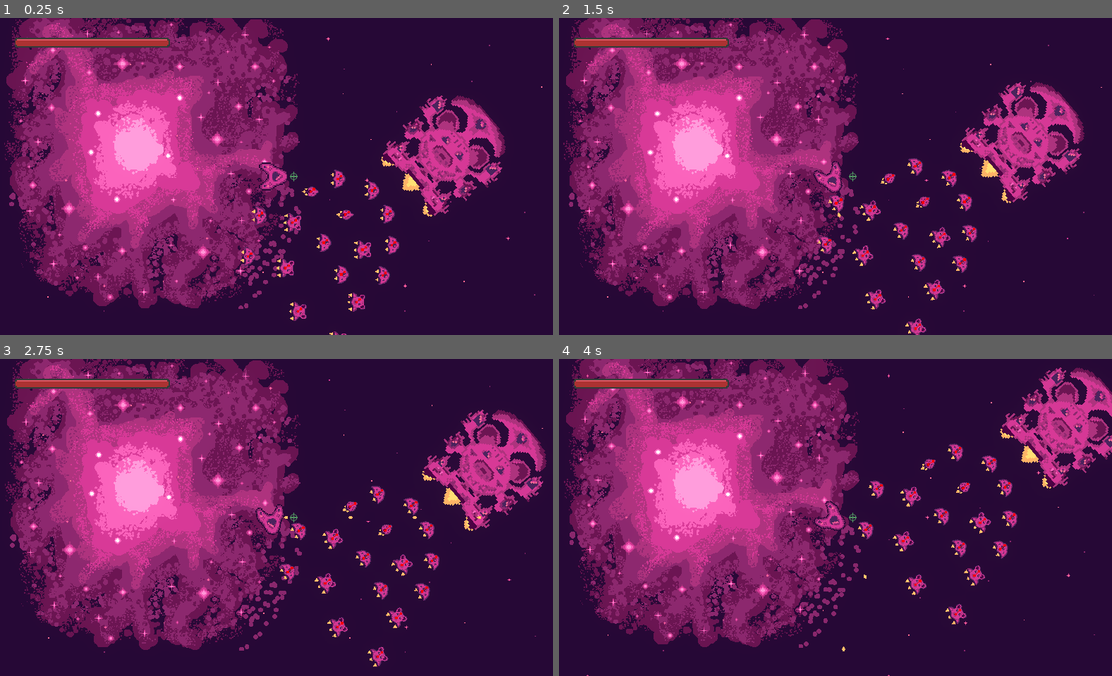
Above: before the commit, frames 1-4 (two rows, left to right).
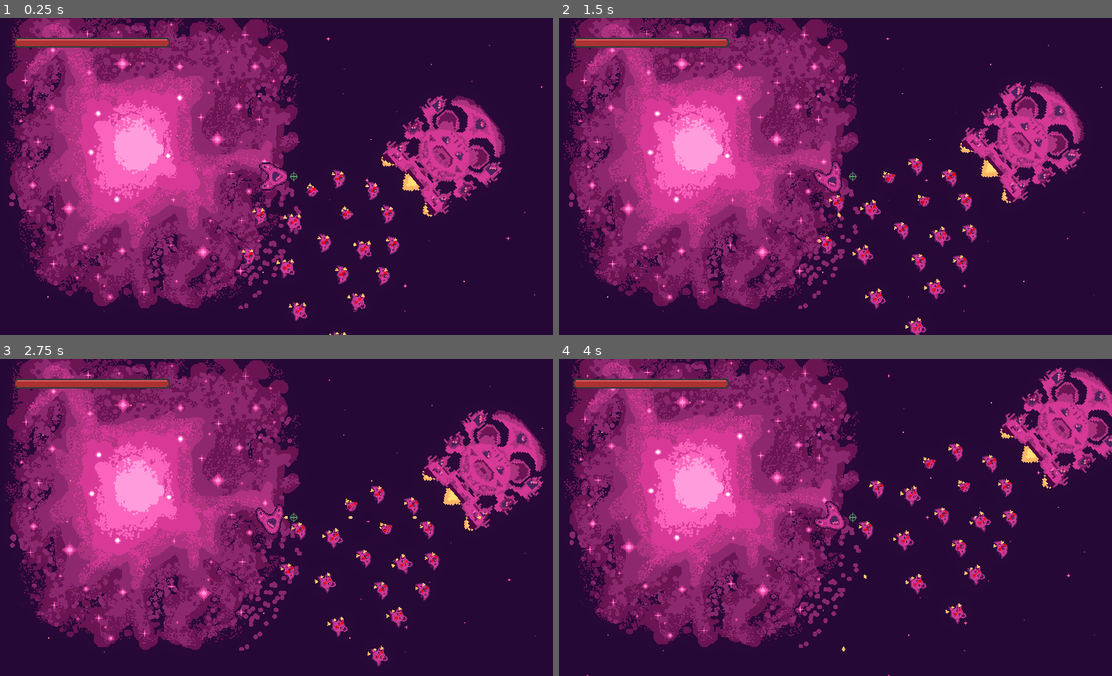
Above: after the commit, the same moments.

Repository: bear-minimum-studio/space-bear
Game: Godot game, scene res://Game.tscn
Same seed, same stepped clock (60 frames per second), same inputs: the game is played once before the commit and once after it.
Inputs:
- Up to frame 1 (0.25 s): no input
- Up to frame 2 (1.5 s): hold Right (turn_right) 0.53-1.28 s; tap Down (decelerate) at 0.6 s; hold Left (turn_left) from 1.28 s (still down); tap Space (fire) at 1.35 s
- Up to frame 3 (2.75 s): release Left (turn_left) at 2.03 s; hold Right (turn_right) from 2.03 s (still down); hold F (turret_fire) from 2.03 s (still down)
- Up to frame 4 (4 s): release Right (turn_right) at 2.78 s; release F (turret_fire) at 2.78 s; hold Up (accelerate) 2.78-3.53 s; tap Down (decelerate) at 2.85 s; hold Left (turn_left) from 3.53 s (still down); hold Space (fire) from 3.53 s (still down)

The runs differ from the first frame. In frame 1, 0.9% of the frame differs, in the area x 43-73%, y 47-100%; in frame 2, 0.3%; in frame 3, 0.3%; in frame 4, 0.3%.

Commit message:
fix: civilian ship rotation
better fix the sprites that should aim to the right

Diff:
--- a/npc/civilians/CivilianShip.gd
+++ b/npc/civilians/CivilianShip.gd
@@ -36,7 +36,7 @@
 func _on_navigation_agent_2d_velocity_computed(safe_velocity):
 	velocity = safe_velocity
 	move_and_slide()
-	sprite.rotation = lerp_angle(sprite.rotation, velocity.angle(), 10.0*get_physics_process_delta_time())
+	self.rotation = lerp_angle(self.rotation, velocity.angle()+PI/2, 10.0*get_physics_process_delta_time())
 
 func set_target_offset(initial_target_position):
 	target_offset = initial_target_position - self.global_transform.origin
--- a/npc/civilians/CivilianShip.tscn
+++ b/npc/civilians/CivilianShip.tscn
@@ -16,7 +16,6 @@
 [node name="Sprite" type="Node2D" parent="."]
 
 [node name="Ship" type="Sprite2D" parent="Sprite"]
-rotation = 1.5708
 texture = ExtResource("2_2kdh0")
 
 [node name="Flammes" type="Sprite2D" parent="Sprite"]
